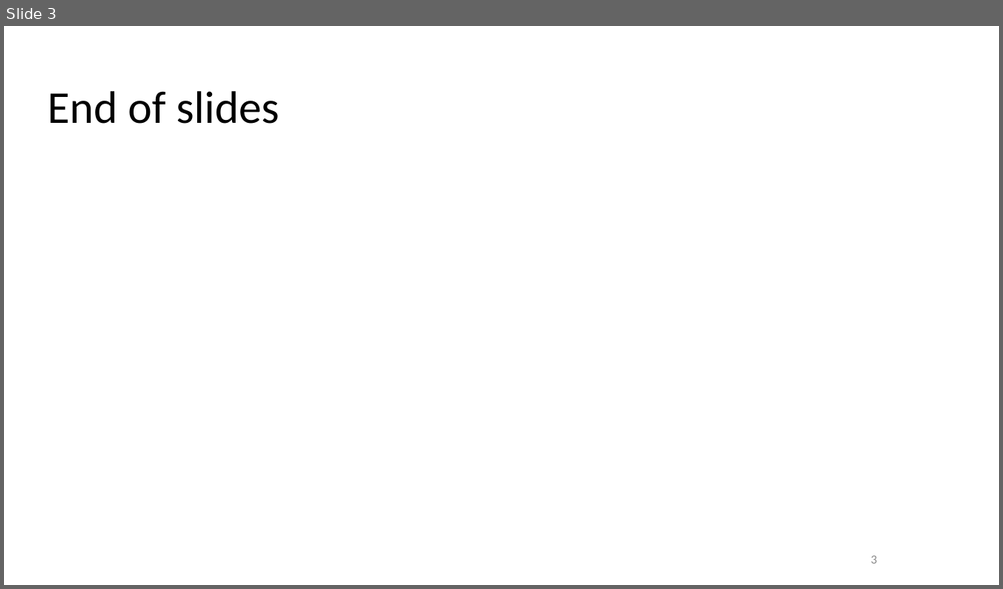
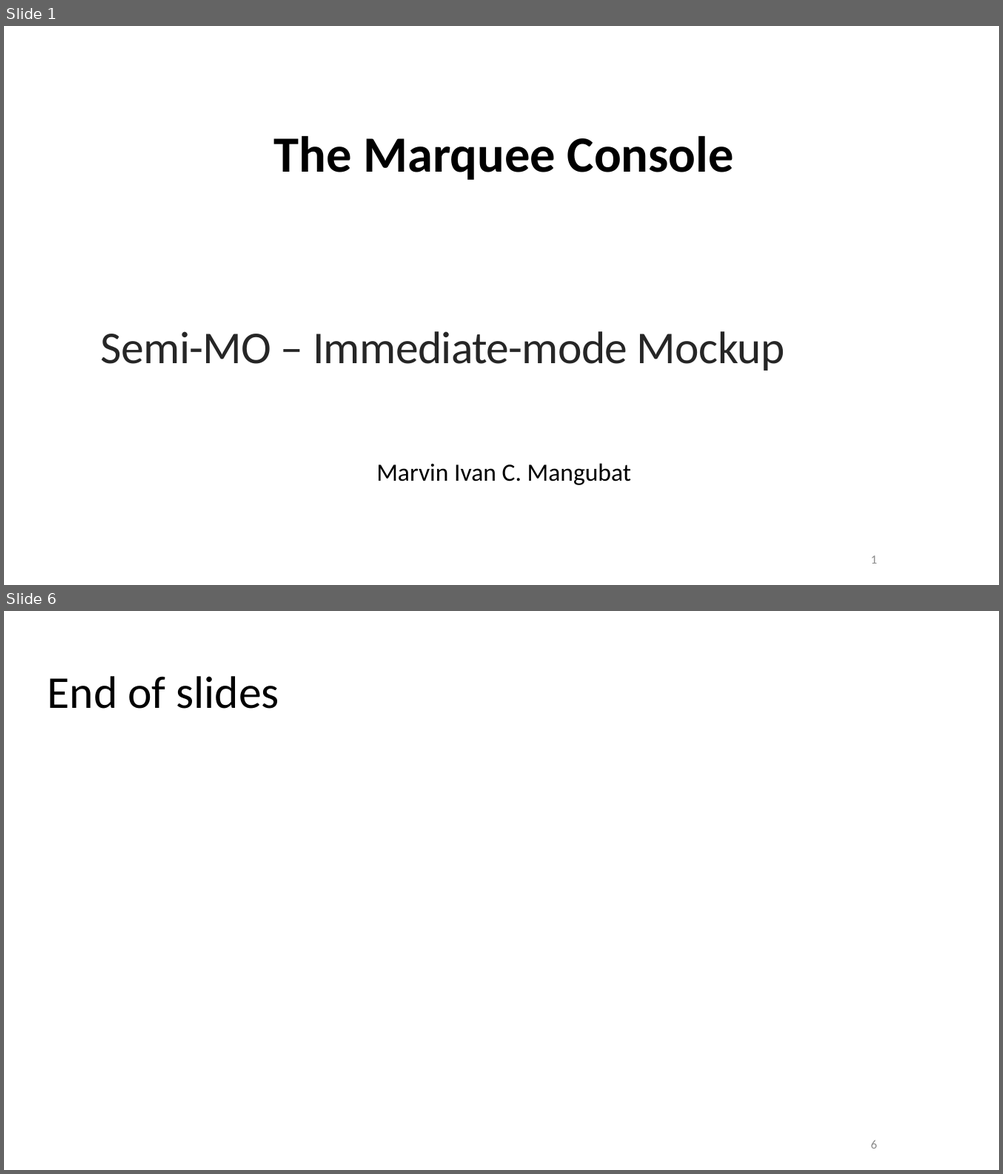
Before and after one commit to Criflar/marquee-console, a slide deck: CSOPESY - Marquee Console - Mangubat.pptx. Shown one above the other, each under a label of ours: slide 3 before the commit, slides 1 and 6 after it; the slides between them are not shown. The pictures are 1003x589 and 1003x1174 pixels, drawn with LibreOffice and Linux fonts; fonts in the diff are those of the drawing; background and template pictures are left out. Boxes give left, top, right and bottom in pixels: in the first picture for what was removed or moved away, otherwise in the second. Text is boxed around its words. In the diff, an @@ line names an element or a change of style, - is before the commit and + after.

```diff
--- a/CSOPESY - Marquee Console - Mangubat.pptx
+++ b/CSOPESY - Marquee Console - Mangubat.pptx
@@ slide 1 added at (4,26,999,585), background #FFFFFF @@
@@ title added at (274,136,734,180), 49 pt, text #000000, bold @@
+The Marquee Console
@@ text added at (101,332,785,371), 44 pt, text #262626 @@
+Semi-MO – Immediate-mode Mockup
@@ subtitle added at (376,463,632,486), 24 pt, text #000000 @@
+Marvin Ivan C. Mangubat
@@ page number added at (871,556,876,564), 12 pt, text #8C8C8C @@
+1
@@ what was slide 3 is now slide 6 @@
@@ page number at (871,1141,876,1149): text changed @@
-3
+6
```
Also in this commit, not shown: 1 slide changed, 3 other slides added, 1 slide removed, 4 other files.
